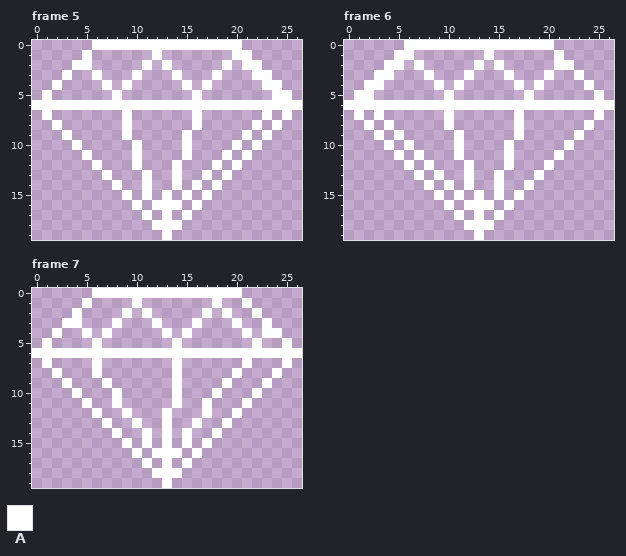
Two states of a pixel-art file, image-edits/aseprite/gem.aseprite. The picture above is the old version.
27x20 pixels, 7 frames. Shown: frame 5, frame 6, frame 7. The commit also changed other frames, which this record leaves out.
Palette (. is transparent): A #ffffff
Now the later version:
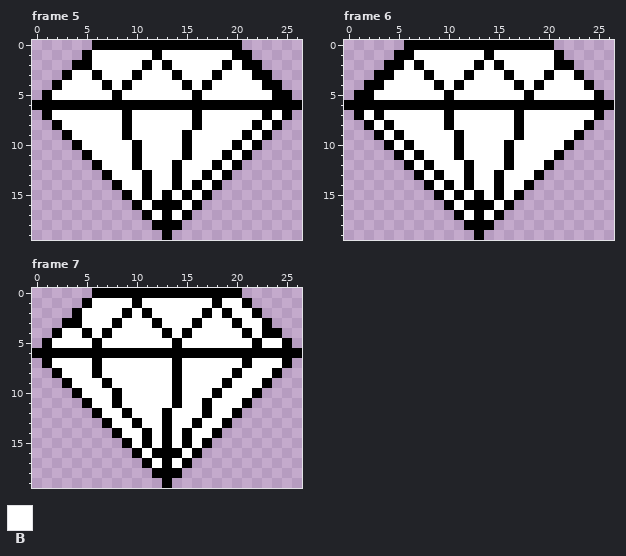
Colours new in this view: B #ffffff
Log entry: Inverted outline of gem and filled in with white
Changes in this commit:
colour A: #ffffff -> #000000
Changed rows in their new state; - is a pixel that keeps its letter.
Frame 5, layer "spinning gem":
first column x 2:
 1 ----BBBBBB-BBBBBBB-----
 2 ----BBBBB-B-BBBBB-B----
 3 --BB-BBB-BBB-BBB-BBB---
 4 -BBBB-B-BBBBB-B-BBBBB--
 5 BBBBBB-BBBBBBB-BBBBBBB-
 7 BBBBBBB-BBBBBB-BBBBBB-B
 8 -BBBBBB-BBBBBB-BBBBB-B-
 9 --BBBBB-BBBBB-BBBBB-B--
10 ---BBBBB-BBBB-BBBB-B---
11 ----BBBB-BBBB-BBB-B----
12 -----BBB-BBB-BBB-B-----
13 ------BBB-BB-BB-B------
14 -------BB-BB-B-B-------
15 --------B-B-B-B--------
16 ---------B---B---------
17 ----------B-B----------
Frame 6, layer "spinning gem":
first column x 2:
 1 -----BBBBBBB-BBBBBB----
 2 ----B-BBBBB-B-BBBBB----
 3 ---BBB-BBB-BBB-BBB-BB--
 4 --BBBBB-B-BBBBB-B-BBBB-
 5 -BBBBBBB-BBBBBBB-BBBBBB
 7 B-BBBBBB-BBBBBB-BBBBBBB
 8 -B-BBBBB-BBBBBB-BBBBBB-
 9 --B-BBBBB-BBBBB-BBBBB--
10 ---B-BBBB-BBBB-BBBBB---
11 ----B-BBB-BBBB-BBBB----
12 -----B-BBB-BBB-BBB-----
13 ------B-BB-BB-BBB------
14 -------B-B-BB-BB-------
15 --------B-B-B-B--------
16 ---------B---B---------
17 ----------B-B----------
Frame 7, layer "spinning gem":
first column x 2:
 1 ----BBBB-BBBBBBB-BB----
 2 ---BBBB-B-BBBBB-B-BB---
 3 ---BBB-BBB-BBB-BBB-BB--
 4 -BB-B-BBBBB-B-BBBBB-B--
 5 BBBB-BBBBBBB-BBBBBBB-BB
 7 BBBB-BBBBBBB-BBBBBB-BBB
 8 -BBB-BBBBBBB-BBBBB-BBB-
 9 --BBB-BBBBBB-BBBB-BBB--
10 ---BBB-BBBBB-BBB-BBB---
11 ----BB-BBBBB-BB-BBB----
12 -----BB-BBB-BBB-BB-----
13 ------BB-BB-BB-BB------
14 -------BB-B-B-BB-------
15 --------B-B-B-B--------
16 ---------B---B---------
17 ----------B-B----------
